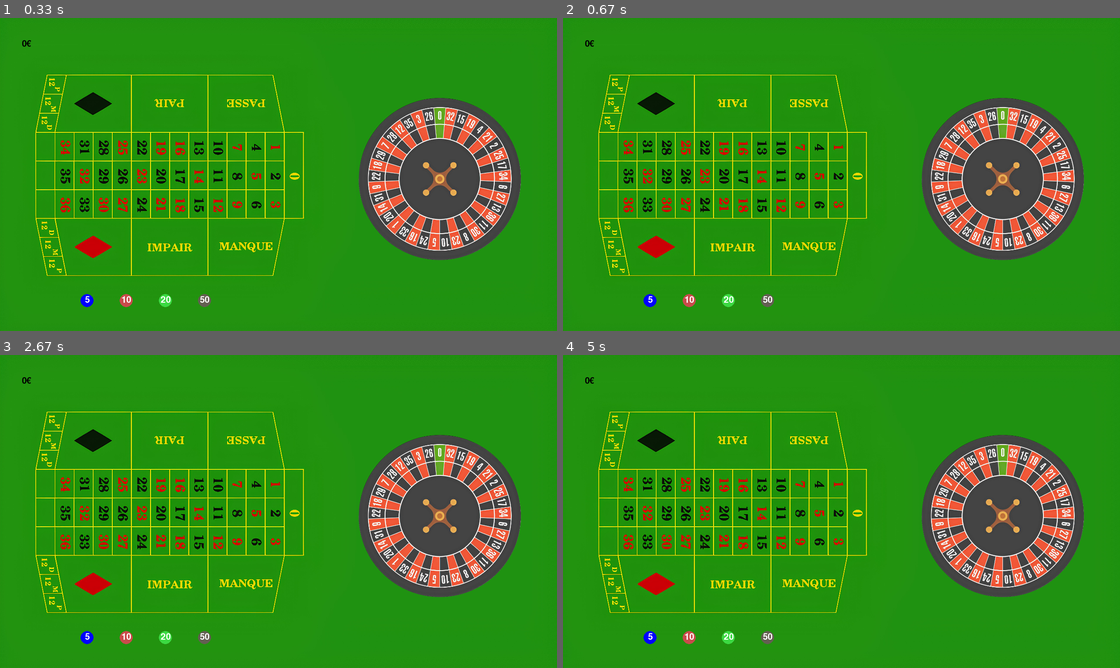
Above: before the commit, frames 1-4 (two rows, left to right).
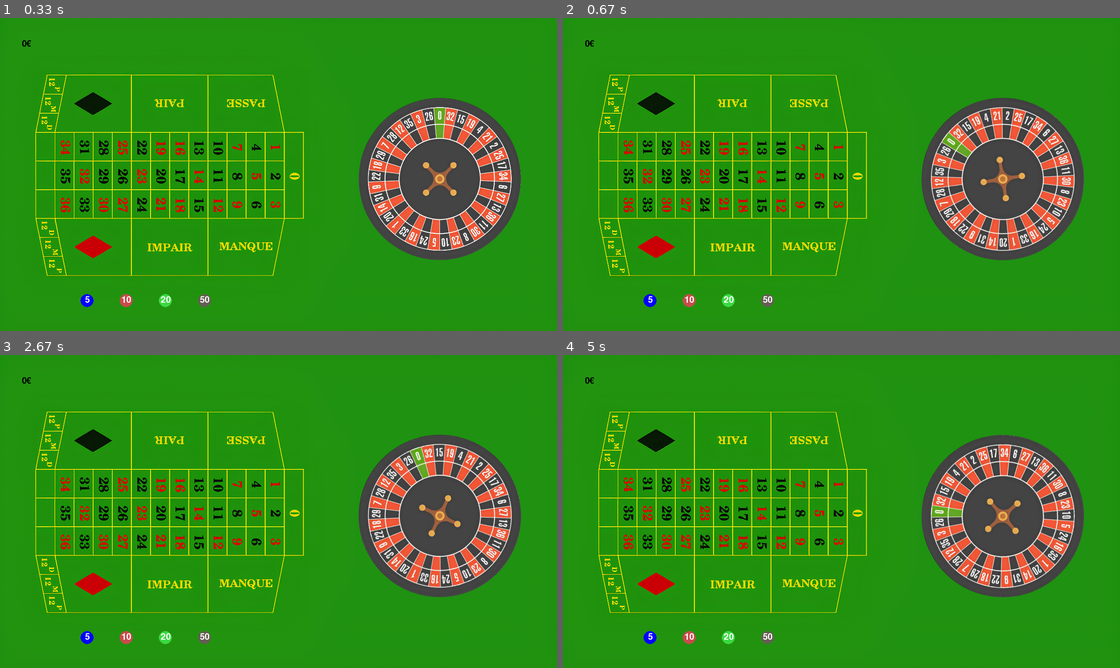
Above: after the commit, the same moments.

Repository: nelledge/roulette
Game: pygame game, started from main.py
The game is run twice, just before and just after one commit, with the same random seed, the same clock (stepped at 60 frames per second) and the same inputs.
Inputs (mouse positions are in pixels of both pictures, inside the frame that each line leads up to):
- Up to frame 1 (0.33 s): no input
- Up to frame 2 (0.67 s): click (1019, 165) at 0.38 s
- Up to frame 3 (2.67 s): click (362, 401) at 1.22 s; click (440, 480) at 2.55 s
- Up to frame 4 (5 s): click (986, 561) at 2.88 s; click (952, 486) at 3.22 s; click (986, 483) at 3.55 s; click (1014, 505) at 3.88 s; click (958, 455) at 4.22 s; click (964, 433) at 4.55 s

Frame 1 is identical in both runs. In frame 2, 4.7% of the frame differs, in the area x 64-94%, y 25-78%; in frame 3, 3.1%; in frame 4, 5.3%.

Commit message:
The wheel spins

Diff:
--- a/funktions.py
+++ b/funktions.py
@@ -110,5 +110,14 @@
     text_surface = font.render((f"{amount}€"), True, BLACK)
     screen.blit(text_surface, (50, 50))
 
-def routating_roulette ():
-    pass
+def rotating_roulette(image, center_pos, clock, angle):
+
+    rotated = pygame.transform.rotozoom(image, angle, 1)
+
+    rect = rotated.get_rect(center=center_pos)
+
+    screen.blit(rotated, rect)
+
+    clock.tick(100)
+
+    print("rect center =", rect.center)
--- a/main.py
+++ b/main.py
@@ -63,10 +63,13 @@
 # button_text = 'Click Me!'
 list_of_placed_cips = []
 
+clock = pygame.time.Clock()
+
 def main():
     betting_amount = 0
-
+    turning = False
     running = True
+    angle = 0
 
     while running:
         mouse_pos = pygame.mouse.get_pos()
@@ -85,6 +88,9 @@
         drawing_chips_on_square_outside(list_of_placed_cips)
 
         showing_betting_amount(betting_amount)
+
+        if turning == True:
+            rotating_roulette (image_roulette, (1011, 370), clock, angle)
 
         #Events
         for event in pygame.event.get():
@@ -129,6 +135,9 @@
 
                 elif wheel_rect.collidepoint(mouse_pos):
                     print("Wheel clicked!")
+                    angle = 0
+                    turning = not turning
+
 
                 for i, rect in enumerate(drawing_sqaures_outside()):
                     if rect.collidepoint(event.pos):
@@ -166,6 +175,7 @@
 
 
         #Displaying everthing at the end
+        angle += 2
         pygame.display.flip()
 
     pygame.quit()
--- a/test.py
+++ b/test.py
@@ -1,41 +1,51 @@
-import pygame
-import sys
-import math
+import pygame, sys
 
 pygame.init()
 
-# Window
-screen = pygame.display.set_mode((800, 600))
+WIDTH, HEIGHT = 800, 600
+screen = pygame.display.set_mode((WIDTH, HEIGHT))
 clock = pygame.time.Clock()
 
-# Load image (must have transparency)
+# ⬇️ your image here
 image = pygame.image.load("pictures/wheel.png").convert_alpha()
 
-# Start angle
 angle = 0
-
-# Center position where the image should rotate around
-pos = (400, 300)
+center_pos = (WIDTH // 2, HEIGHT // 2)
 
 running = True
 while running:
+
+
+    # Rotate
+    angle += 2
+    rotated = pygame.transform.rotate(image, angle)
+
+    # Always center it
+    rect = rotated.get_rect(center=center_pos)
+
+    # Draw
+    screen.fill((25, 25, 25))
+    screen.blit(rotated, rect)
+
+    pygame.display.flip()
+    clock.tick(60)
+
     for event in pygame.event.get():
         if event.type == pygame.QUIT:
             pygame.quit()
             sys.exit()
 
-    # Increase rotation angle
-    angle += 2  # degrees per frame
+        if event.type == pygame.MOUSEBUTTONDOWN:
+            mouse_pos = event.pos
 
-    # Rotate the image
-    rotated = pygame.transform.rotate(image, angle)
+            # Check if mouse is on rotated image rect
+            if rect.collidepoint(mouse_pos):
 
-    # Get a rect and center it at the desired position
-    rect = rotated.get_rect(center=pos)
+                # Convert click coordinates to the rotated surface
+                lx = mouse_pos[0] - rect.x
+                ly = mouse_pos[1] - rect.y
 
-    # Draw
-    # screen.fill((255, 255, 255))
-    screen.blit(rotated, rect)
-
-    pygame.display.update()
-    clock.tick(60)
+                if 0 <= lx < rotated.get_width() and 0 <= ly < rotated.get_height():
+                    alpha = rotated.get_at((lx, ly)).a
+                    if alpha > 0:
+                        print("Wheel clicked!")
